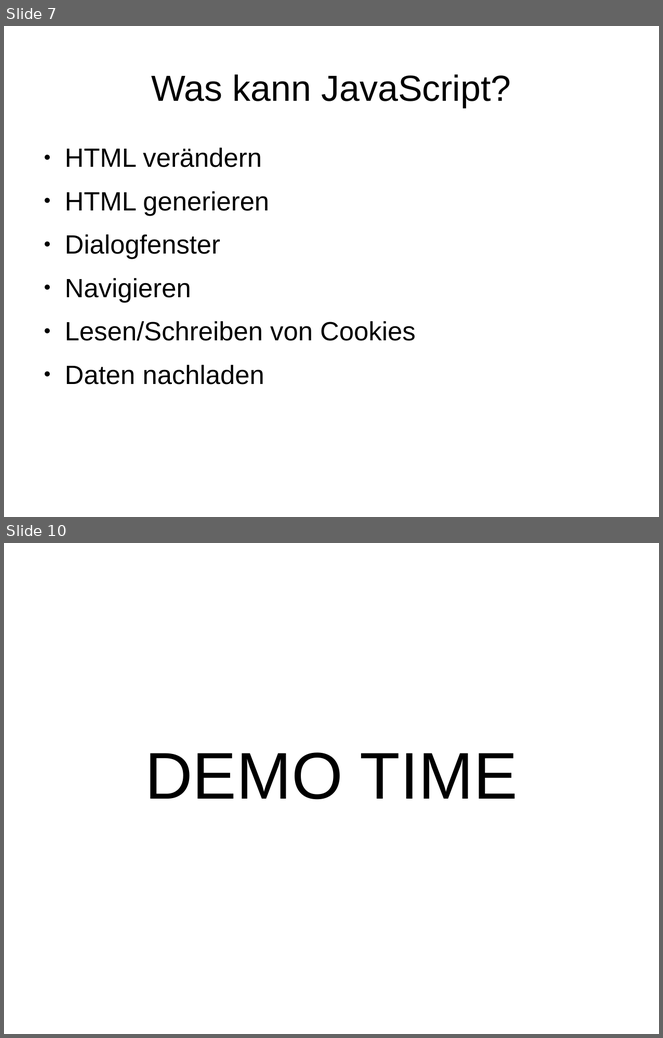
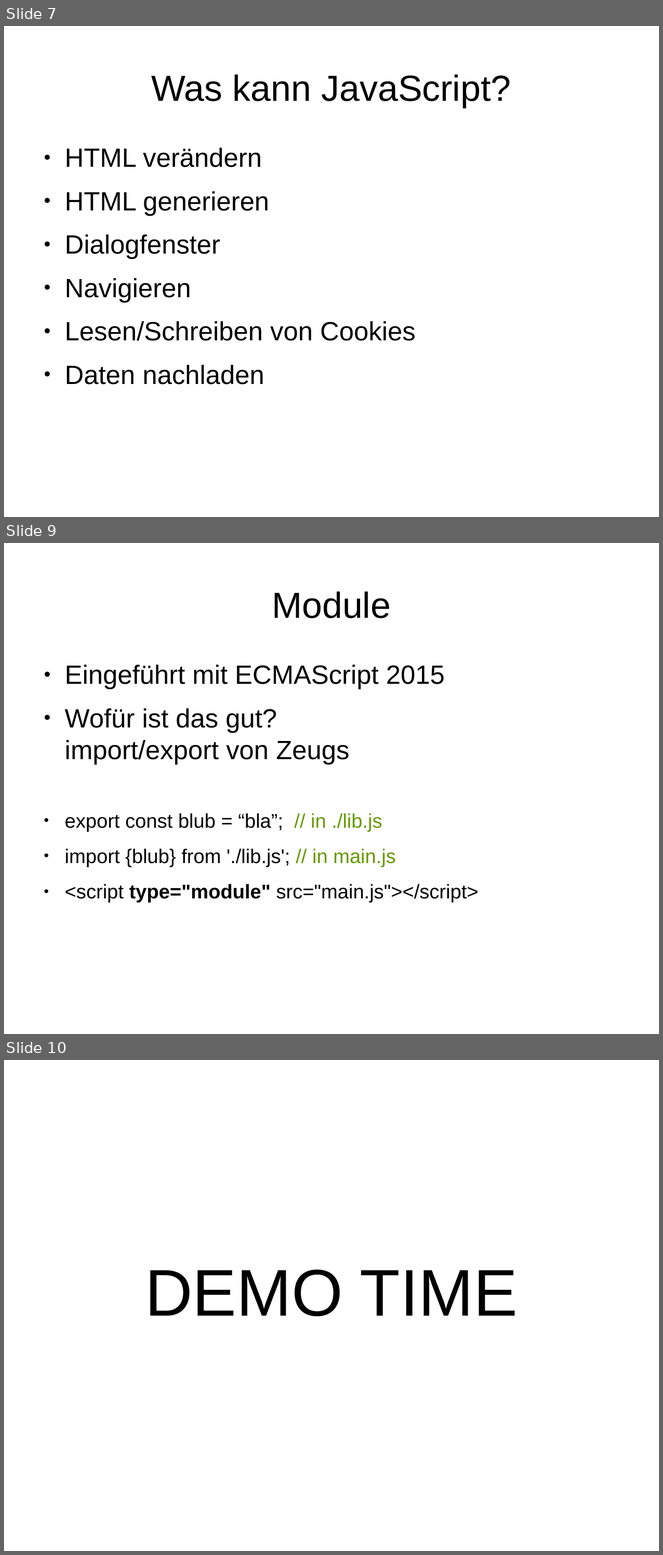
Before and after one commit to JoschaHemlep/javascript-talk, a slide deck: presentation/JavaScript.odp. Shown one above the other, each under a label of ours: slides 7 and 10 before the commit, slides 7, 9 and 10 after it; the slides between them are not shown. The pictures are 663x1038 and 663x1555 pixels, drawn with LibreOffice and Linux fonts; fonts in the diff are those of the drawing. Boxes give left, top, right and bottom in pixels: in the first picture for what was removed or moved away, otherwise in the second. Text is boxed around its words. In the diff, an @@ line names an element or a change of style, - is before the commit and + after.

Commit message:
pause button removed + presentation: modules + var/let/const added

```diff
--- a/presentation/JavaScript.odp
+++ b/presentation/JavaScript.odp
@@ slide 9 added at [4, 543, 659, 1034], background #FFFFFF @@
@@ title added at [272, 591, 391, 618], 44 pt, text #000000 @@
+Module
@@ text added at [65, 665, 479, 903], 24 pt, text #000000 @@
+● Eingeführt mit ECMAScript 2015
+● Wofür ist das gut?
+  import/export von Zeugs
+● export const blub = “bla”; // in ./lib.js
+● import {blub} from './lib.js'; // in main.js
+● <script type="module" src="main.js"></script>
```
Also in this commit, not shown: 3 slides changed, 1 slide removed, 2 other files.
